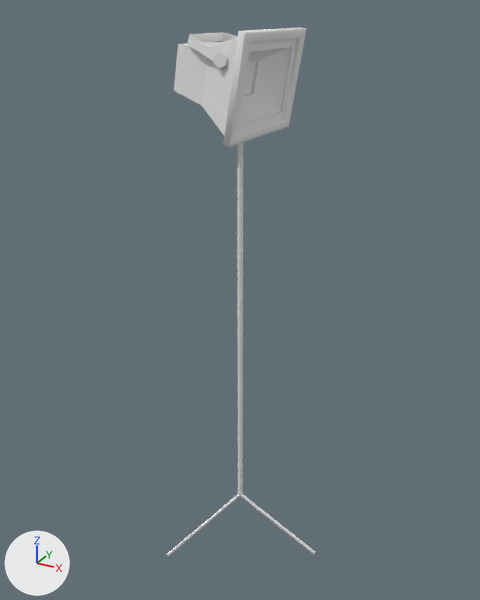
Two versions of the Blender file Art/Modelle/Levelbaukasten/Dekoration/Lampen/decoration_lantern_electric_small_1.blend, one commit apart.
One viewpoint serves both versions: a camera (50 mm lens) standing at (6.53, -11.27, 1.24) and looking at (0.25, 0.16, -4.47). The lights are fixed; the arrows at lower left show +X, +Y and +Z.

Before the edit, the objects in view are built like this:
```python
ob_cube = bpy.data.objects.new('Cube', me_cube)
ob_cube.location = (0.89, 0.0, -0.03)
ob_cube.rotation_euler = (0.0, 0.164, 0.0)  # degrees (0, 9.4, 0)
ob_cube.scale = (1.0, 1.0, 0.767)
ob_cube_001 = bpy.data.objects.new('Cube.001', me_cube_001)
ob_cube_001.location = (1.24, 0.0, -0.09)
ob_cube_001.rotation_euler = (0.0, 0.164, 0.0)  # degrees (0, 9.4, 0)
ob_cube_002 = bpy.data.objects.new('Cube.002', me_cube_002)
ob_cube_002.location = (0.89, 0.0, -0.03)
ob_cube_002.rotation_euler = (0.0, 0.164, 0.0)  # degrees (0, 9.4, 0)
ob_cube_002.scale = (1.0, 1.0, 0.767)
ob_cube_003 = bpy.data.objects.new('Cube.003', me_cube_003)
ob_cube_003.location = (-0.26, 0.0, 0.66)
ob_cube_003.rotation_euler = (0.0, -1.252, 0.0)  # degrees (0, -72, 0)
ob_cube_004 = bpy.data.objects.new('Cube.004', me_cube_004)
ob_cube_004.location = (0.34, 0.0, -9.5)
ob_cube_004.rotation_euler = (0.0, 0.438, 0.0)  # degrees (0, 25, 0)
ob_cube_004.scale = (0.0243, 0.0243, 0.0243)
ob_cube_005 = bpy.data.objects.new('Cube.005', me_cube_005)
ob_cube_005.location = (0.34, 0.0, -9.5)
ob_cube_005.rotation_euler = (0.0, 0.438, -2.094)  # degrees (0, 25, -120)
ob_cube_005.scale = (0.0243, 0.0243, 0.0243)
ob_cylinder_001 = bpy.data.objects.new('Cylinder.001', me_cylinder_001)
ob_cylinder_001.location = (0.34, 0.0, -3.52)
ob_cylinder_001.scale = (0.0593, 0.0593, 3.06)
ob_plane = bpy.data.objects.new('Plane', me_plane)
ob_plane.location = (0.88, 0.0, -0.03)
ob_plane.rotation_euler = (0.0, 1.735, 0.0)  # degrees (0, 99, 0)
ob_plane.scale = (0.826, 1.04, 1.0)
```
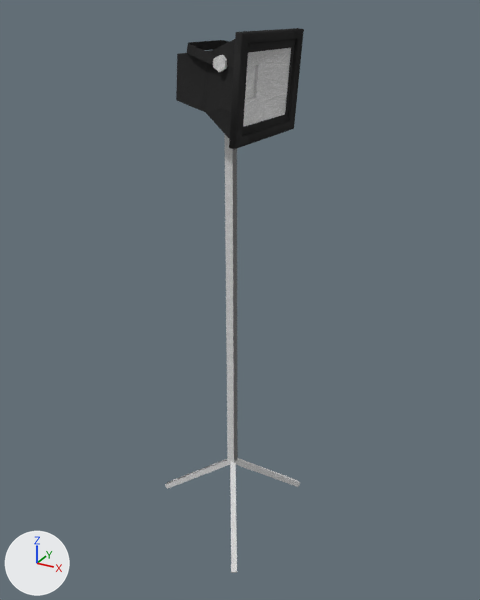
What differs and where, as boxes (x1, y1, x2, y2) in the pictures (480 x 600 px):
'Cylinder.001', reshaped, moved, turned, rescaled, modifiers changed: before (237, 143, 243, 496); after (165, 135, 300, 573)
'Cube', recoloured, moved, turned (grey to black): before (223, 27, 306, 147); after (229, 28, 304, 149)
'Cube.002', recoloured, moved, turned (grey to black): before (174, 37, 238, 136); after (176, 39, 235, 138)
'Cube.001', moved, turned: before (239, 47, 292, 125); after (243, 48, 291, 126)
'Plane', recoloured, moved, turned: before (237, 39, 297, 133); after (242, 39, 295, 135)
'Cube.003', recoloured, moved, turned: before (187, 32, 238, 61); after (187, 40, 230, 65)
'Cube.005', deleted: before (167, 494, 239, 556)
'Cube.004', deleted: before (241, 494, 315, 554)
part 1 of me_cylinder_001, built on: before (237, 143, 243, 496); after (165, 135, 300, 573)

Edits to the bpy script that builds the scene:
```text
Add mat_decoration_lantern_electric_small_2_body:
    mat_decoration_lantern_electric_small_2_body = bpy.data.materials.new('decoration_lantern_electric_small_2_body')
    mat_decoration_lantern_electric_small_2_body.use_nodes = True; mat_decoration_lantern_electric_small_2_body.node_tree.nodes.clear()
    _N = mat_decoration_lantern_electric_small_2_body.node_tree.nodes; _L = mat_decoration_lantern_electric_small_2_body.node_tree.links
    n0 = _N.new('ShaderNodeOutputMaterial'); n0.name = 'Material Output'
    n1 = _N.new('ShaderNodeBsdfDiffuse'); n1.name = 'Diffuse BSDF'
    n2 = _N.new('ShaderNodeTexImage'); n2.name = 'Image Texture'
    n2.image = img_decoration_lantern_electric_small_2_body_diffuse_jpg
    n3 = _N.new('ShaderNodeTexCoord'); n3.name = 'Texture Coordinate'
    _L.new(n1.outputs[0], n0.inputs[0])  # 'BSDF' to 'Surface'
    _L.new(n3.outputs[2], n2.inputs[0])  # 'UV' to 'Vector'
    _L.new(n2.outputs[0], n1.inputs[0])  # 'Color' to 'Color'
Add mat_decoration_lantern_electric_small_2_reflective:
    mat_decoration_lantern_electric_small_2_reflective = bpy.data.materials.new('decoration_lantern_electric_small_2_reflective')
    mat_decoration_lantern_electric_small_2_reflective.use_nodes = True; mat_decoration_lantern_electric_small_2_reflective.node_tree.nodes.clear()
    _N = mat_decoration_lantern_electric_small_2_reflective.node_tree.nodes; _L = mat_decoration_lantern_electric_small_2_reflective.node_tree.links
    n0 = _N.new('ShaderNodeOutputMaterial'); n0.name = 'Material Output'
    n1 = _N.new('ShaderNodeBsdfDiffuse'); n1.name = 'Diffuse BSDF'
    n2 = _N.new('ShaderNodeTexCoord'); n2.name = 'Texture Coordinate'
    n3 = _N.new('ShaderNodeTexImage'); n3.name = 'Image Texture'
    n3.image = img_decoration_lantern_electric_small_2_reflective_diffuse_jpg
    _L.new(n1.outputs[0], n0.inputs[0])  # 'BSDF' to 'Surface'
    _L.new(n2.outputs[2], n3.inputs[0])  # 'UV' to 'Vector'
    _L.new(n3.outputs[0], n1.inputs[0])  # 'Color' to 'Color'
Change me_cylinder_001:
    used by ob_cylinder_001; location = (0.34, 0.0, -3.52); scale = (0.0593, 0.0593, 3.06)
    remove me_cylinder_001.from_pydata(...)  # 12 vertices, 8 faces; spans x -0.87..0.87, y -1.0..1.0, z -1.96..1.0
    add me_cylinder_001.from_pydata(...)  # 32 vertices, 16 faces; spans x -17.36..5.14, y -85.23..-13.82, z -12.97..13.0
    me_cylinder_001 part 1: 12 vertices removed from x -0.87..0.87, y -1.0..1.0, z -1.96..1.0; 32 vertices added at x -17.36..5.14, y -85.23..-13.82, z -12.97..13.0
    me_cylinder_001 part 2: the surface is now shaded flat
    add me_cylinder_001.materials.append(mat_decoration_lantern_electric_small_2_reflective)
Change me_cube_003:
    where me_cube_003.from_pydata(...)  # 16 vertices, 12 faces; spans x -0.055..0.108, y 0.0..1.018, z -0.885..0.138
    add me_cube_003.materials.append(mat_decoration_lantern_electric_small_2_body)
Change me_cube_002:
    where me_cube_002.from_pydata(...)  # 40 vertices, 38 faces; spans x -1.62..-0.07, y -1.22..1.22, z -1.22..1.22
    remove me_cube_002.materials.append(mat_material)  # white #e7e7e7
    add me_cube_002.materials.append(mat_decoration_lantern_electric_small_2_body)
Change me_plane:
    where me_plane.from_pydata(...)  # 16 vertices, 8 faces; spans x -0.95..0.95, y -0.98..0.98, z 0.0
    add me_plane.materials.append(mat_decoration_lantern_electric_small_2_body)
Change me_cube:
    where me_cube.from_pydata(...)  # 80 vertices, 72 faces; spans x -0.07..0.07, y -1.22..1.22, z -1.22..1.22
    remove me_cube.materials.append(mat_material)  # white #e7e7e7
    add me_cube.materials.append(mat_decoration_lantern_electric_small_2_body)
Remove ob_cube_005:
    ob_cube_005 = bpy.data.objects.new('Cube.005', me_cube_005)
Remove ob_cube_004:
    ob_cube_004 = bpy.data.objects.new('Cube.004', me_cube_004)
Change ob_cylinder_001:
    ob_cylinder_001.location: (0.34, 0.0, -3.52) -> (0.5, 0.0, 1.4)
    ob_cylinder_001.rotation_euler: (0.0, 0.0, 0.0) -> (1.571, 0.0, 0.0)  # degrees (0, 0, 0) -> degrees (90, 0, 0)
    ob_cylinder_001.scale: (0.0593, 0.0593, 3.06) -> (0.135, 0.135, 0.135)
    add _m = ob_cylinder_001.modifiers.new('Mirror', 'MIRROR')
    add _m.use_axis = (False, False, True)
Change ob_cube_003:
    ob_cube_003.location: (-0.26, 0.0, 0.66) -> (-0.28, 0.0, 0.54)
    ob_cube_003.rotation_euler: (0.0, -1.252, 0.0) -> (0.0, -1.342, 0.0)  # degrees (0, -72, 0) -> degrees (0, -77, 0)
Change ob_cube_002:
    ob_cube_002.location: (0.89, 0.0, -0.03) -> (0.93, 0.0, -0.05)
    ob_cube_002.rotation_euler: (0.0, 0.164, 0.0) -> (0.0, 0.0737, 0.0)  # degrees (0, 9.4, 0) -> degrees (0, 4.2, 0)
Change ob_cube_001:
    ob_cube_001.location: (1.24, 0.0, -0.09) -> (1.28, 0.0, -0.08)
    ob_cube_001.rotation_euler: (0.0, 0.164, 0.0) -> (0.0, 0.0737, 0.0)  # degrees (0, 9.4, 0) -> degrees (0, 4.2, 0)
Change ob_plane:
    ob_plane.location: (0.88, 0.0, -0.03) -> (0.91, 0.0, -0.05)
    ob_plane.rotation_euler: (0.0, 1.735, 0.0) -> (0.0, 1.645, 0.0)  # degrees (0, 99, 0) -> degrees (0, 94, 0)
Change ob_cube:
    ob_cube.location: (0.89, 0.0, -0.03) -> (0.93, 0.0, -0.05)
    ob_cube.rotation_euler: (0.0, 0.164, 0.0) -> (0.0, 0.0737, 0.0)  # degrees (0, 9.4, 0) -> degrees (0, 4.2, 0)
```
